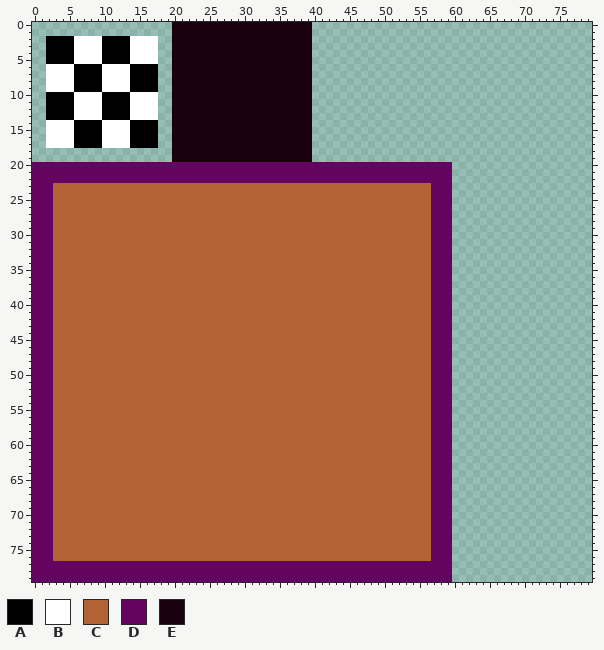
File history of a sprite sheet, tilesets/TileSet_House/output_tileset.png. That is the earlier state.
The file is 80x80 pixels.
Palette (. is transparent): A #000000  B #ffffff  C #b26235  D #630460  E #19000f
The same view after the edit:
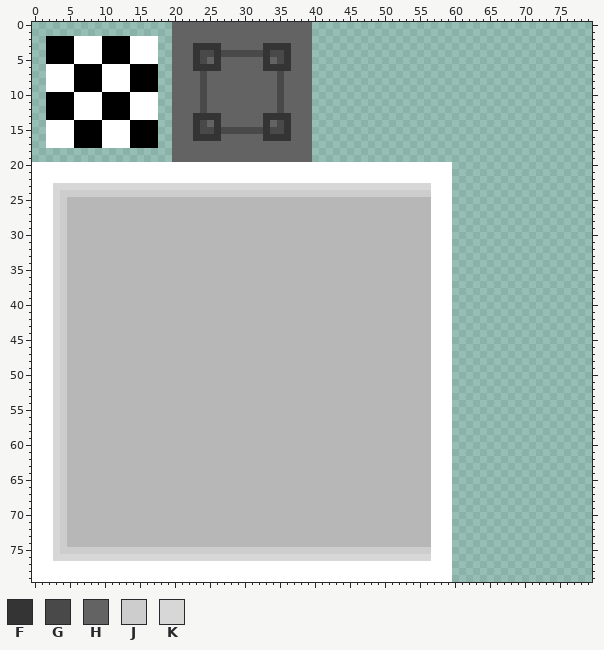
Colours new in this view: F #343434  G #494949  H #636363  J #cdcdcd  K #d7d7d7
Diff:
colour C: #b26235 -> #b7b7b7
Changed rows in their new state; - is a pixel that keeps its letter.
first column x 0:
 0 --------------------HHHHHHHHHHHHHHHHHHHH--------------------
 1 --------------------HHHHHHHHHHHHHHHHHHHH--------------------
 2 --------------------HHHHHHHHHHHHHHHHHHHH--------------------
 3 --------------------HHHFFFFHHHHHHFFFFHHH--------------------
 4 --------------------HHHFGGFGGGGGGFGGFHHH--------------------
 5 --------------------HHHFGHFHHHHHHFHGFHHH--------------------
 6 --------------------HHHFFFFHHHHHHFFFFHHH--------------------
 7 --------------------HHHHGHHHHHHHHHHGHHHH--------------------
 8 --------------------HHHHGHHHHHHHHHHGHHHH--------------------
 9 --------------------HHHHGHHHHHHHHHHGHHHH--------------------
10 --------------------HHHHGHHHHHHHHHHGHHHH--------------------
11 --------------------HHHHGHHHHHHHHHHGHHHH--------------------
12 --------------------HHHHGHHHHHHHHHHGHHHH--------------------
13 --------------------HHHFFFFHHHHHHFFFFHHH--------------------
14 --------------------HHHFGHFHHHHHHFHGFHHH--------------------
15 --------------------HHHFGGFGGGGGGFGGFHHH--------------------
16 --------------------HHHFFFFHHHHHHFFFFHHH--------------------
17 --------------------HHHHHHHHHHHHHHHHHHHH--------------------
18 --------------------HHHHHHHHHHHHHHHHHHHH--------------------
19 --------------------HHHHHHHHHHHHHHHHHHHH--------------------
20 BBBBBBBBBBBBBBBBBBBBBBBBBBBBBBBBBBBBBBBBBBBBBBBBBBBBBBBBBBBB
21 BBBBBBBBBBBBBBBBBBBBBBBBBBBBBBBBBBBBBBBBBBBBBBBBBBBBBBBBBBBB
22 BBBBBBBBBBBBBBBBBBBBBBBBBBBBBBBBBBBBBBBBBBBBBBBBBBBBBBBBBBBB
23 BBBKKKKKKKKKKKKKKKKKKKKKKKKKKKKKKKKKKKKKKKKKKKKKKKKKKKKKKBBB
24 BBBKJJJJJJJJJJJJJJJJJJJJJJJJJJJJJJJJJJJJJJJJJJJJJJJJJJJJJBBB
25 BBBKJ----------------------------------------------------BBB
26 BBBKJ----------------------------------------------------BBB
27 BBBKJ----------------------------------------------------BBB
28 BBBKJ----------------------------------------------------BBB
29 BBBKJ----------------------------------------------------BBB
30 BBBKJ----------------------------------------------------BBB
31 BBBKJ----------------------------------------------------BBB
32 BBBKJ----------------------------------------------------BBB
33 BBBKJ----------------------------------------------------BBB
34 BBBKJ----------------------------------------------------BBB
35 BBBKJ----------------------------------------------------BBB
36 BBBKJ----------------------------------------------------BBB
37 BBBKJ----------------------------------------------------BBB
38 BBBKJ----------------------------------------------------BBB
39 BBBKJ----------------------------------------------------BBB
40 BBBKJ----------------------------------------------------BBB
41 BBBKJ----------------------------------------------------BBB
42 BBBKJ----------------------------------------------------BBB
43 BBBKJ----------------------------------------------------BBB
44 BBBKJ----------------------------------------------------BBB
45 BBBKJ----------------------------------------------------BBB
46 BBBKJ----------------------------------------------------BBB
47 BBBKJ----------------------------------------------------BBB
48 BBBKJ----------------------------------------------------BBB
49 BBBKJ----------------------------------------------------BBB
50 BBBKJ----------------------------------------------------BBB
51 BBBKJ----------------------------------------------------BBB
52 BBBKJ----------------------------------------------------BBB
53 BBBKJ----------------------------------------------------BBB
54 BBBKJ----------------------------------------------------BBB
55 BBBKJ----------------------------------------------------BBB
56 BBBKJ----------------------------------------------------BBB
57 BBBKJ----------------------------------------------------BBB
58 BBBKJ----------------------------------------------------BBB
59 BBBKJ----------------------------------------------------BBB
60 BBBKJ----------------------------------------------------BBB
61 BBBKJ----------------------------------------------------BBB
62 BBBKJ----------------------------------------------------BBB
63 BBBKJ----------------------------------------------------BBB
64 BBBKJ----------------------------------------------------BBB
65 BBBKJ----------------------------------------------------BBB
66 BBBKJ----------------------------------------------------BBB
67 BBBKJ----------------------------------------------------BBB
68 BBBKJ----------------------------------------------------BBB
69 BBBKJ----------------------------------------------------BBB
70 BBBKJ----------------------------------------------------BBB
71 BBBKJ----------------------------------------------------BBB
72 BBBKJ----------------------------------------------------BBB
73 BBBKJ----------------------------------------------------BBB
74 BBBKJ----------------------------------------------------BBB
75 BBBKJJJJJJJJJJJJJJJJJJJJJJJJJJJJJJJJJJJJJJJJJJJJJJJJJJJJJBBB
76 BBBKKKKKKKKKKKKKKKKKKKKKKKKKKKKKKKKKKKKKKKKKKKKKKKKKKKKKKBBB
77 BBBBBBBBBBBBBBBBBBBBBBBBBBBBBBBBBBBBBBBBBBBBBBBBBBBBBBBBBBBB
78 BBBBBBBBBBBBBBBBBBBBBBBBBBBBBBBBBBBBBBBBBBBBBBBBBBBBBBBBBBBB
79 BBBBBBBBBBBBBBBBBBBBBBBBBBBBBBBBBBBBBBBBBBBBBBBBBBBBBBBBBBBB
Where, in picture pixels (left, top, right, bottom), the same in both pictures:
changed: (32, 22, 452, 582)
